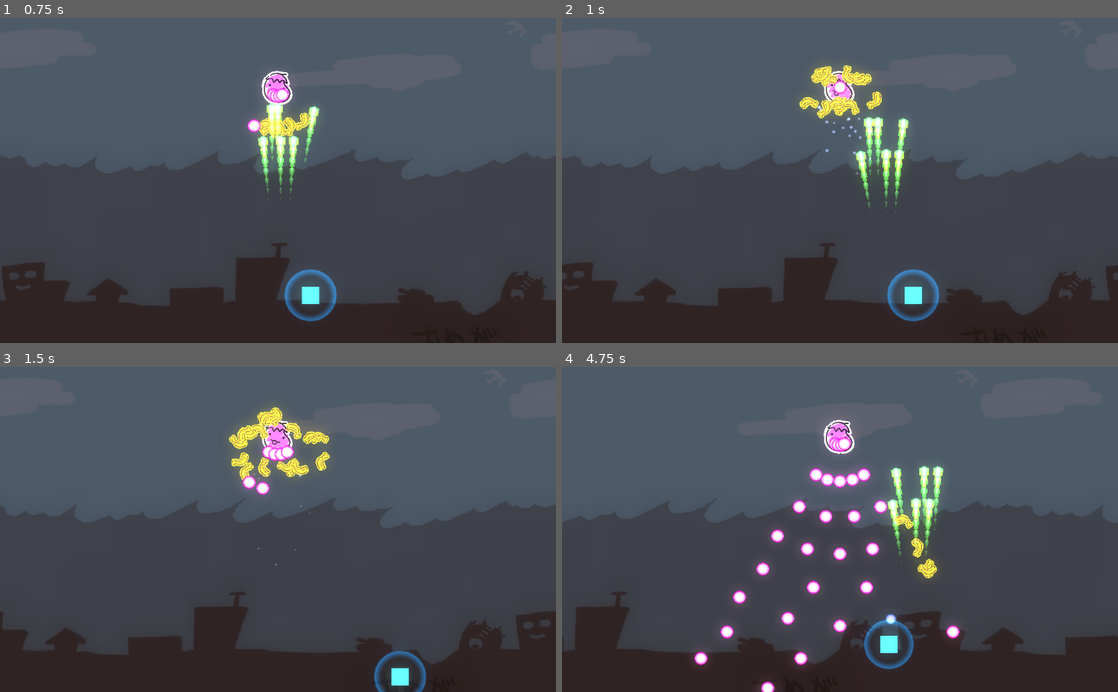
Above: before the commit, frames 1-4 (two rows, left to right).
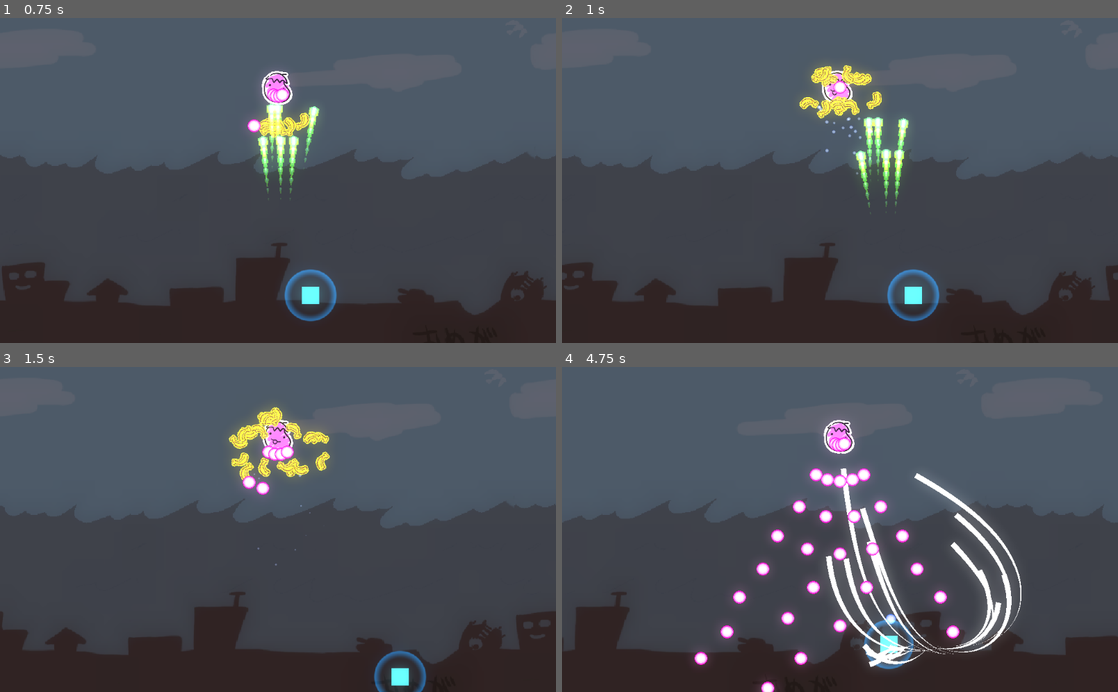
Above: after the commit, the same moments.

Repository: syun77/gd_bullettest3
Game: Godot game, scene res://Main.tscn
The game is run twice, just before and just after one commit, with the same random seed, the same clock (stepped at 60 frames per second) and the same inputs.
Inputs:
- Up to frame 1 (0.75 s): tap Enter (ui_accept) at 0.5 s; hold Right (ui_right) from 0.53 s (still down)
- Up to frame 2 (1 s): keep holding Right (ui_right); tap Enter (ui_accept) at 0.77 s
- Up to frame 3 (1.5 s): release Right (ui_right) at 1.28 s; hold Down (ui_down) from 1.28 s (still down)
- Up to frame 4 (4.75 s): tap Enter (ui_accept) at 1.52, 3.02, 3.77, 4.52 s; release Down (ui_down) at 2.03 s; hold Right (ui_right) 2.03-2.78 s; hold Up (ui_up) 2.78-3.53 s; hold Left (ui_left) from 3.53 s (still down); tap Escape (ui_cancel) at 4.15 s

Frame 1 is identical in both runs. In frame 2, 0.2% of the frame differs, in the area x 46-53%, y 16-26%; in frame 3, 0.1%; in frame 4, 5.5%, in the area x 47-83%, y 30-93%.

Commit message:
敵の揺れを実装

Diff:
--- a/BulletTest/project.godot
+++ b/BulletTest/project.godot
@@ -45,6 +45,12 @@
 , Object(InputEventKey,"resource_local_to_scene":false,"resource_name":"","device":-1,"window_id":0,"alt_pressed":false,"shift_pressed":false,"ctrl_pressed":false,"meta_pressed":false,"pressed":false,"keycode":0,"physical_keycode":90,"key_label":0,"unicode":122,"echo":false,"script":null)
 ]
 }
+ui_cancel={
+"deadzone": 0.5,
+"events": [Object(InputEventKey,"resource_local_to_scene":false,"resource_name":"","device":0,"window_id":0,"alt_pressed":false,"shift_pressed":false,"ctrl_pressed":false,"meta_pressed":false,"pressed":false,"keycode":4194305,"physical_keycode":0,"key_label":0,"unicode":4194305,"echo":false,"script":null)
+, Object(InputEventKey,"resource_local_to_scene":false,"resource_name":"","device":-1,"window_id":0,"alt_pressed":false,"shift_pressed":false,"ctrl_pressed":false,"meta_pressed":false,"pressed":false,"keycode":0,"physical_keycode":88,"key_label":0,"unicode":120,"echo":false,"script":null)
+]
+}
 
 [layer_names]
 
--- a/BulletTest/src/Enemy.gd
+++ b/BulletTest/src/Enemy.gd
@@ -3,6 +3,7 @@
 class_name Enemy
 
 const BulletObj = preload("res://src/Bullet.tscn")
+const HIT_TIMER = 0.5
 
 # --------------------------------
 # class.
@@ -48,10 +49,11 @@
 var _cnt3 = 0
 var _target = Vector2.ZERO
 var _start = Vector2.ZERO
+var _hit_timer = 0.0
 
 func hit(velocity:Vector2) -> void:
-	# TODO: ヒット処理.
-	pass
+	# ヒット処理.
+	_hit_timer = HIT_TIMER
 
 func _ready() -> void:
 	_target = position
@@ -62,6 +64,7 @@
 	_cnt += 1
 
 	_update_batteies(delta)
+	_update_hit(delta)
 
 	# 移動処理.
 	match type:
@@ -198,3 +201,17 @@
 		tmp.append(b)
 
 	_batteries = tmp
+
+func _update_hit(delta:float) -> void:
+	if _hit_timer <= 0:
+		_spr.offset = Vector2.ZERO
+		return
+
+	_hit_timer -= delta
+	var rate = _hit_timer / HIT_TIMER
+	var dx = 24.0 * rate
+	if _cnt%4 < 2:
+		dx *= -1
+	var dy = 24.0 * randf_range(-rate, rate)
+	_spr.offset.x = dx
+	_spr.offset.y = dy
--- a/BulletTest/src/Player.gd
+++ b/BulletTest/src/Player.gd
@@ -7,6 +7,7 @@
 const ABSORB_OBJ = preload("res://src/particle/Absorb.tscn")
 
 const TIMER_BARRIER_HIT = 1.0
+const TIMER_LASER = (0.016 * 16)
 
 @onready var _spr = $Sprite
 @onready var _barrier_spr = $Barrier/Sprite
@@ -15,6 +16,7 @@
 var _shot_cnt = 0
 var _absorb_timer = 0.0
 var _absorb_scale_base = Vector2.ONE
+var _laser_timer = 0.0
 
 func _ready() -> void:
 	_absorb_scale_base = _barrier_spr.scale
@@ -40,6 +42,20 @@
 
 func _shot(delta:float) -> void:
 	_shot_timer -= delta
+
+	if _laser_timer > 0:
+		_shot_cnt += 1
+		if _shot_cnt%2 == 0:
+			_laser_timer -= delta
+			_shot_laser()
+		return
+
+	if Input.is_action_just_pressed("ui_cancel"):
+		# 力の解放.
+		_laser_timer = TIMER_LASER
+		_shot_laser()
+		return
+
 	if Input.is_action_pressed("ui_accept") == false:
 		return
 	if _shot_timer > 0:
@@ -57,6 +73,17 @@
 		var deg = 90 + randf_range(0, 10) * i * -1
 		Common.get_layer("shot").add_child(shot)
 		shot.setup(pos, deg, 1500)
+
+func _shot_laser() -> void:
+	var shot = SHOT2_OBJ.instantiate()
+	Common.get_layer("shot").add_child(shot)
+	shot.position = position
+	var v = Vector2()
+	var rad = deg_to_rad(270 + randf_range(-45, 45))
+	var spd = randf_range(100, 1000)
+	v.x = cos(rad) * spd
+	v.y = -sin(rad) * spd
+	shot.set_velocity(v)
 
 func _update_absorb(delta:float) -> void:
 	if _absorb_timer <= 0.0:
--- a/BulletTest/src/shot/Shot2.gd
+++ b/BulletTest/src/shot/Shot2.gd
@@ -94,7 +94,7 @@
 		var a = _line.points[i]
 		var b = _line.points[i+1]
 		# 0.5の重みで線形補間します
-		_line.points[i+1] = b.linear_interpolate(a, 0.5)
+		_line.points[i+1] = b.lerp(a, 0.5)
 
 func _on_Shot2_area_entered(area: Area2D) -> void:
 	vanish()
